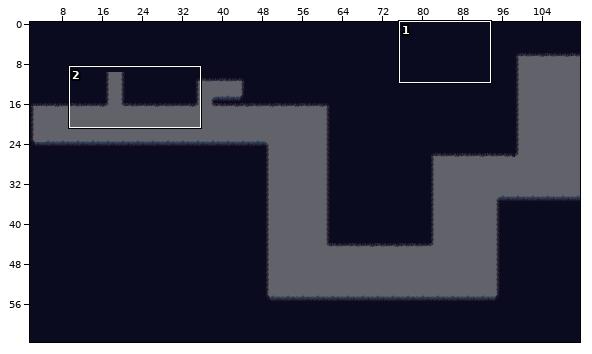
Level history. Tiled map: PR2/Ott - An Elemental Journey/resources/levels/WaterBossMap.tmx. Above: a wide view before the commit, with the close-up outlined.
Close-up. Before the commit:
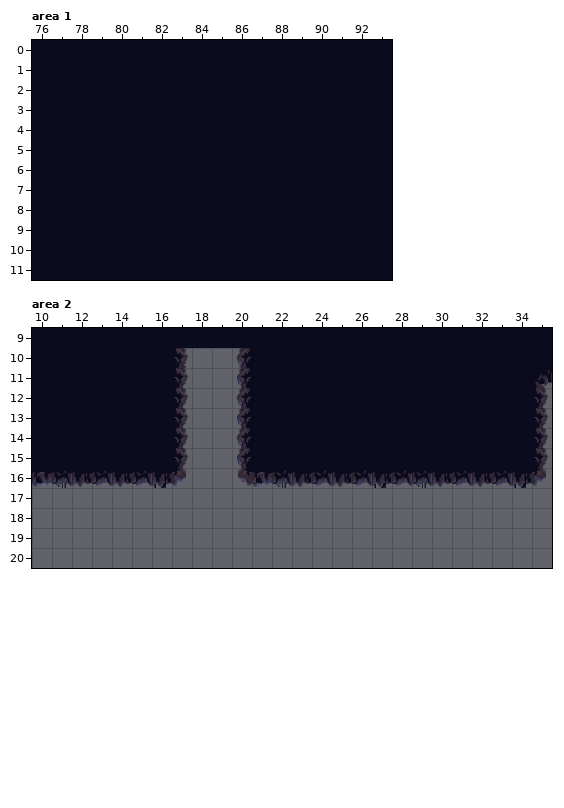
Cells are 32x32 px. Shown: area 1 x 76..93, y 0..11; area 2 x 10..35, y 9..20. The commit also changed other parts of the map, which this record leaves out. The old version is drawn lined up with the new one.
Once edited:
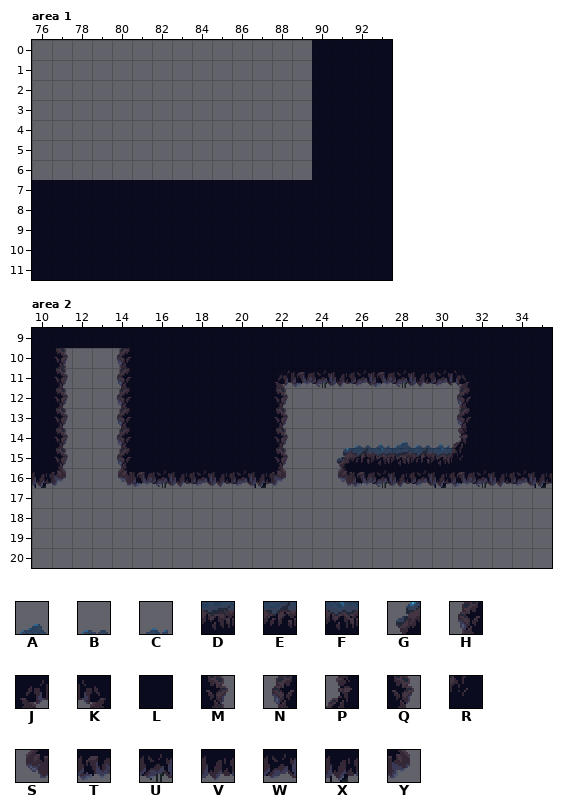
Key: from "Tiles_Agua_Bosque": A 6, B 7, C 8, D 26, E 27, F 28, G 44, H 64, J 66, K 68, L 69, M 70, N 84, P 88, Q 90, R 108, S 124, T 125, U 126, V 127, W 128, X 129, Y 130.
_ is an empty cell.
The exact change:
map size 221x64 -> 211x64 cells (old content now starts at -10,0; both pictures use the new coordinates)
Layer "Capa de patrones 1", area 1:
The edit erases tile L in rows 0 to 6 at x 76 to 89.
Layer "Capa de patrones 1", area 2:
The edit turns tile L into tile A in row 14 at x 28.
The edit turns tile L into tile B in row 14 at x 26 and 29.
The edit turns tile L into tile C in row 14 at x 27 and 30.
The edit turns tile L into tile D in row 15 at x 28.
The edit turns tile L into tile E in row 15 at x 26 and 29.
The edit turns tile L into tile F in row 15 at x 27 and 30.
The edit turns tile L into tile G in row 15 at x 25.
The edit turns tile L into tile H in row 10 at x 14; in row 12 at x 31.
The edit turns tile L into tile J in row 11 at x 22.
The edit turns tile L into tile K in row 11 at x 31.
The edit turns tile H into tile L in row 10 at x 20.
The edit turns tile J into tile L in row 11 at x 35.
The edit turns tile M into tile L in row 10 at x 17.
The edit turns tile N into tile L in rows 11 to 15 at x 20.
The edit turns tile Q into tile L in row 11 at x 17; in rows 12 to 15 at x 17 and 35.
There is now tile L in rows 10 to 15 at x 18 to 19.
The edit turns tile L into tile M in row 10 at x 11.
The edit turns tile L into tile N in rows 11 to 12 at x 14; in row 13 at x 14 and 31; in rows 14 to 15 at x 14.
The edit turns tile L into tile P in row 14 at x 31.
The edit turns tile L into tile Q in row 11 at x 11; in rows 12 to 15 at x 11 and 22.
The edit turns tile L into tile R in row 15 at x 31.
The edit turns tile V into tile S in row 16 at x 14 and 25.
The edit turns tile L into tile T in row 11 at x 23 and 27.
The edit turns tile W into tile T in row 16 at x 15, 26 and 31.
The edit turns tile L into tile U in row 11 at x 24 and 28.
The edit turns tile V into tile U in row 16 at x 32.
The edit turns tile X into tile U in row 16 at x 16 and 27.
The edit turns tile L into tile V in row 11 at x 25 and 29.
The edit turns tile W into tile V in row 16 at x 28 and 33.
The edit turns tile Y into tile V in row 16 at x 17.
There is now tile V in row 16 at x 19.
The edit turns tile L into tile W in row 11 at x 26 and 30.
The edit turns tile S into tile W in row 16 at x 20.
The edit turns tile U into tile W in row 16 at x 29.
The edit turns tile X into tile W in row 16 at x 34.
There is now tile W in row 16 at x 18.
The edit turns tile T into tile X in row 16 at x 10 and 21.
The edit turns tile V into tile X in row 16 at x 30.
The edit turns tile Y into tile X in row 16 at x 35.
The edit turns tile U into tile Y in row 16 at x 11 and 22.
The edit erases tile L in rows 10 to 11 at x 12 to 13; in rows 12 to 13 at x 12 to 13 and 23 to 30; in row 14 at x 12 to 13 and 23 to 25; in row 15 at x 12 to 13 and 23 to 24.
The edit erases tile V in row 16 at x 12 and 23.
The edit erases tile W in row 16 at x 13 and 24.
Boxes around the changes in both close-ups, in picture pixels (x1, y1, x2, y2):
removed: (32, 40, 312, 180)
changed: (32, 348, 552, 488)
